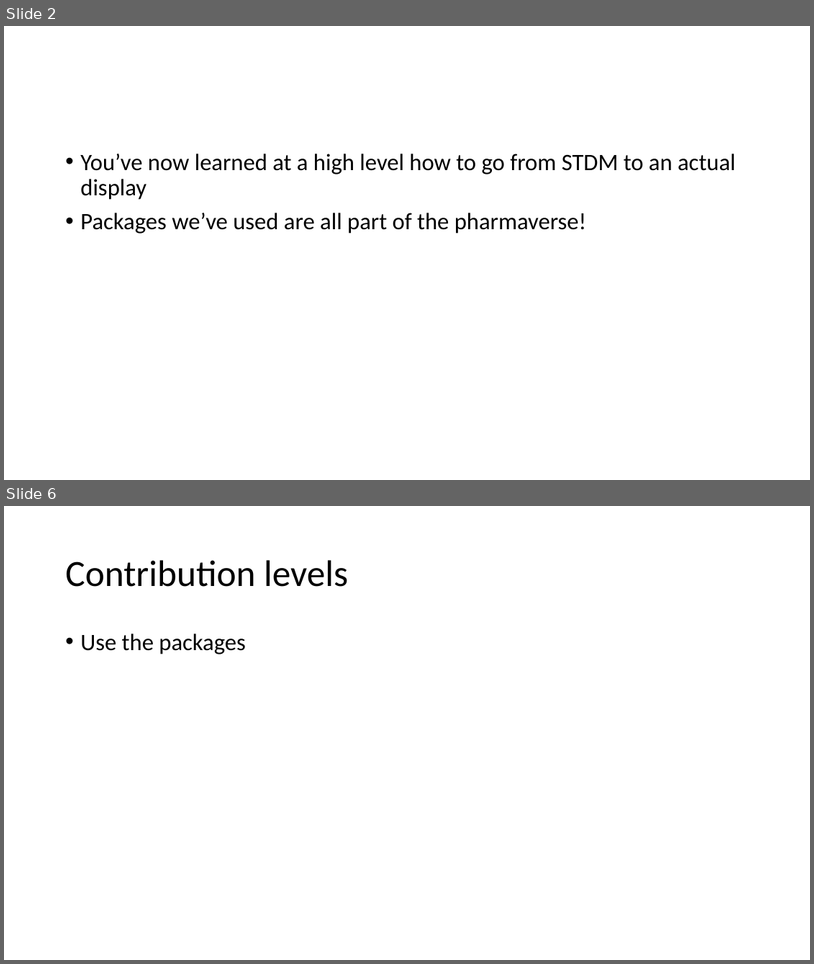
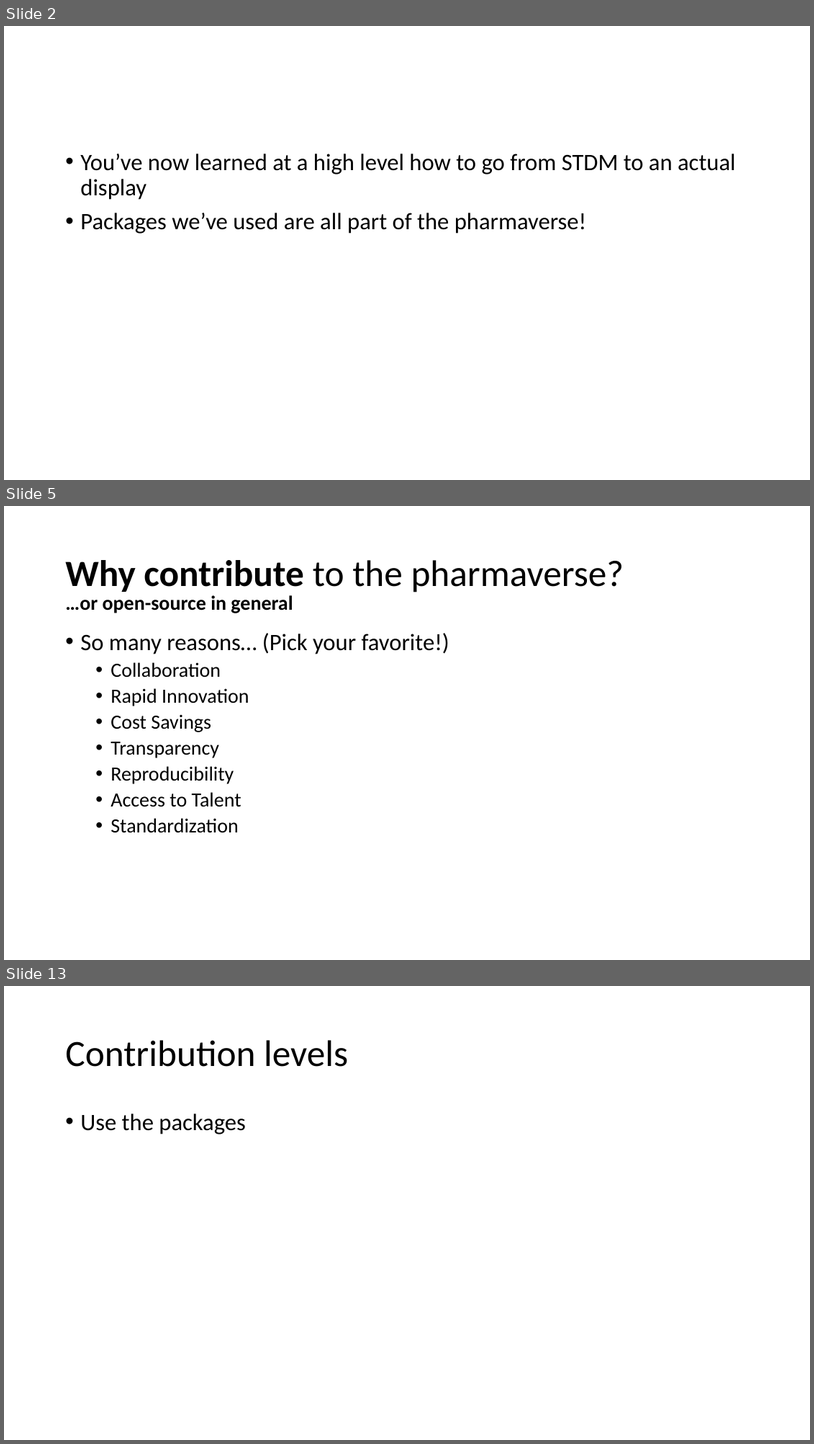
Before and after one commit to posit-conf-2023/r-pharma, a slide deck: 04-pharmaverse/04-Contributing_To_The_Pharmaverse.pptx. Shown one above the other, each under a label of ours: slides 2 and 6 before the commit, slides 2, 5 and 13 after it; the slides between them are not shown. The pictures are 814x964 and 814x1444 pixels, drawn with LibreOffice and Linux fonts; fonts in the diff are those of the drawing. Boxes give left, top, right and bottom in pixels: in the first picture for what was removed or moved away, otherwise in the second. Text is boxed around its words. In the diff, an @@ line names an element or a change of style, - is before the commit and + after.

Commit message:
updates on the what and why of pharmaverse

```diff
--- a/04-pharmaverse/04-Contributing_To_The_Pharmaverse.pptx
+++ b/04-pharmaverse/04-Contributing_To_The_Pharmaverse.pptx
@@ slide 5 added at (4, 506, 810, 960), background #FFFFFF @@
@@ title added at (65, 560, 625, 592), 44 pt, text #000000 @@
+Why contribute to the pharmaverse?
@@ text added at (65, 595, 293, 613), 24 pt, text #000000, bold @@
+…or open-source in general
@@ text added at (80, 633, 450, 833), 24 pt, text #000000 @@
+• So many reasons… (Pick your favorite!)
+  • Collaboration
+  • Rapid Innovation
+  • Cost Savings
+  • Transparency
+  • Reproducibility
+  • Access to Talent
+  • Standardization
@@ what was slide 6 is now slide 13 @@
```
Also in this commit, not shown: 9 slides changed, 7 other slides added, 1 slide removed.
